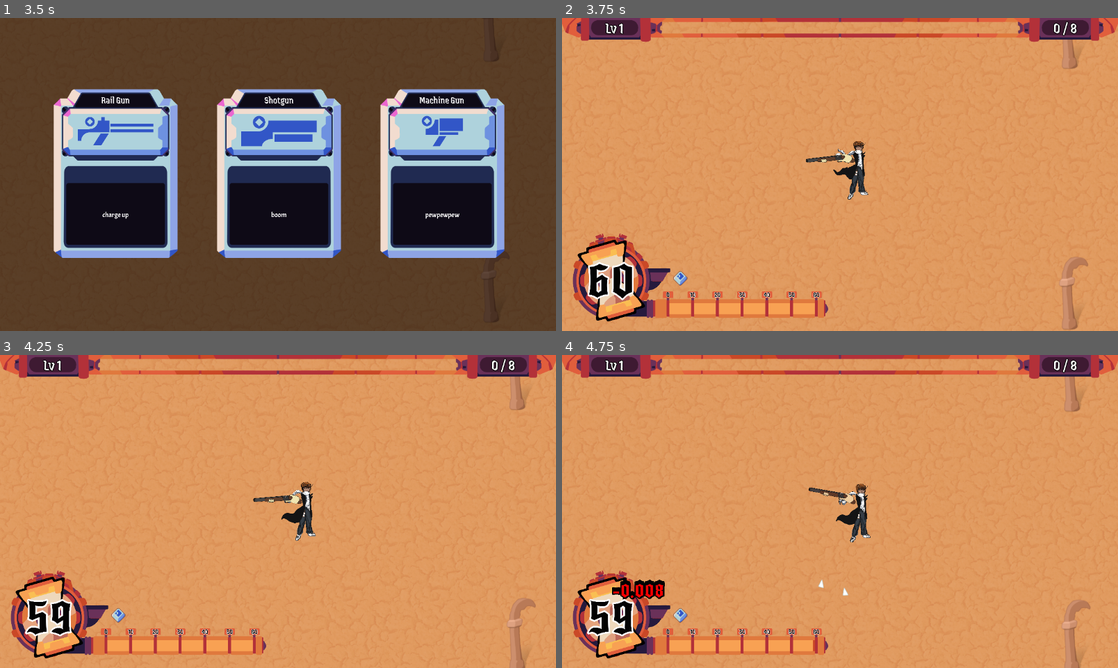
Above: before the commit, frames 1-4 (two rows, left to right).
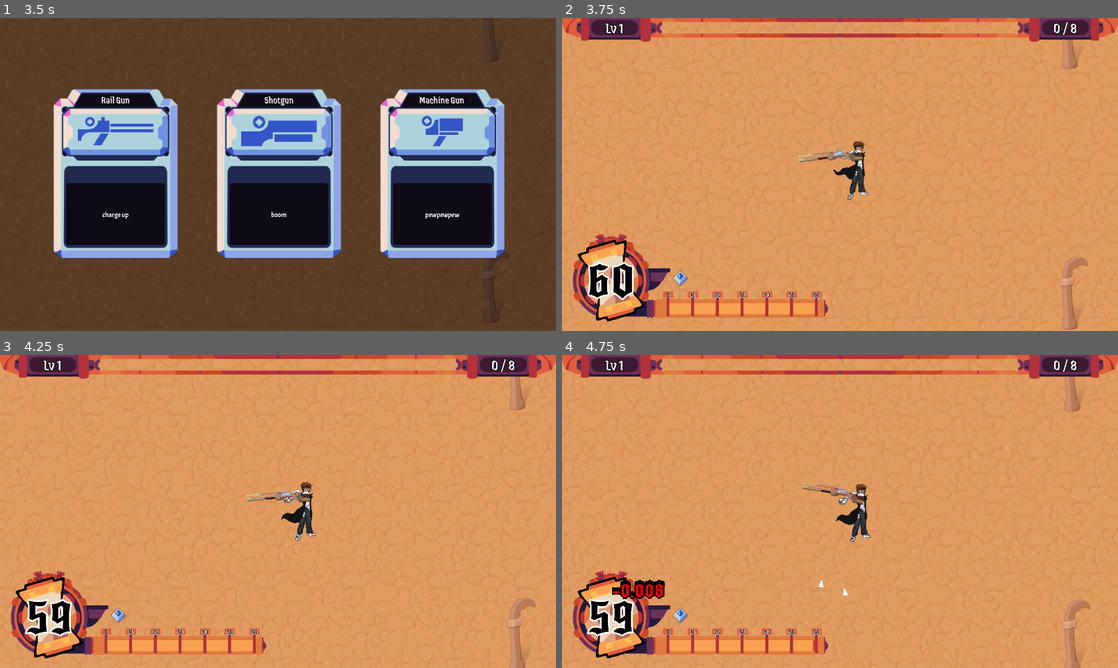
Above: after the commit, the same moments.

Repository: chiefpat450119/GMTK-2026
Game: Godot game, scene res://scenes/main.tscn
Two runs of this game, one before a commit and one after it. Both use one fixed random seed, a clock stepped at 60 frames per second and the inputs below.
Inputs (mouse positions are in pixels of both pictures, inside the frame that each line leads up to):
- Up to frame 1 (3.5 s): tap Enter at 0.5 s; move the mouse to (400, 158) at 0.52 s; hold D (Right) 0.53-1.25 s; tap Shift (Dash) at 0.6 s; click (400, 158) at 0.67 s; drag from (166, 190) to (250, 237) at 1.27 s; click "Play" at 2 s; move the mouse to (333, 105) at 2.77 s; hold D (Right) from 2.78 s (still down); tap U at 2.85 s
- Up to frame 2 (3.75 s): release D (Right) at 3.5 s; click "Rail Gun" at 3.5 s
- Up to frame 3 (4.25 s): no input
- Up to frame 4 (4.75 s): drag from (812, 574) to (673, 464) at 4.27 s

Frame 1 is identical in both runs. In frame 2, 0.3% of the frame differs, in the area x 42-55%, y 42-47%; in frame 3, 0.3%; in frame 4, 0.3%.

Commit message:
feat: wired railgun asset

Diff:
--- a/scenes/entities/weapons/railgun.tscn
+++ b/scenes/entities/weapons/railgun.tscn
@@ -7,7 +7,7 @@
 [ext_resource type="Resource" uid="uid://itxxgy1mnmef" path="res://resources/stats/player_stats/player_shot_spread_stat.tres" id="4_xnbhe"]
 [ext_resource type="Resource" uid="uid://btmnp0s0wl3jj" path="res://resources/stats/player_stats/player_shot_cost_stat.tres" id="5_0er5g"]
 [ext_resource type="PackedScene" uid="uid://cq8c1vnhfjykf" path="res://scenes/entities/projectiles/projectile.tscn" id="5_iqphh"]
-[ext_resource type="Texture2D" uid="uid://bicurbr4tejj0" path="res://assets/placeholder_shotgun_sprite.png" id="6_mldex"]
+[ext_resource type="Texture2D" uid="uid://71d2yo7scc7y" path="res://assets/guns/railgun.png" id="8_yy7j6"]
 
 [node name="Railgun" type="Node2D" unique_id=933200610 node_paths=PackedStringArray("sprite", "projectile_spawn_point")]
 script = ExtResource("1_2j11h")
@@ -34,9 +34,8 @@
 [node name="Sprite2D" type="Sprite2D" parent="." unique_id=1441832555]
 z_index = 3
 position = Vector2(60.408268, 0.065790415)
-scale = Vector2(0.32966837, 0.32966834)
-texture = ExtResource("6_mldex")
-flip_h = true
+scale = Vector2(0.06, 0.06)
+texture = ExtResource("8_yy7j6")
 
 [node name="Bullet Spawn Point" type="Node2D" parent="." unique_id=1642815895]
 position = Vector2(121, 0)
